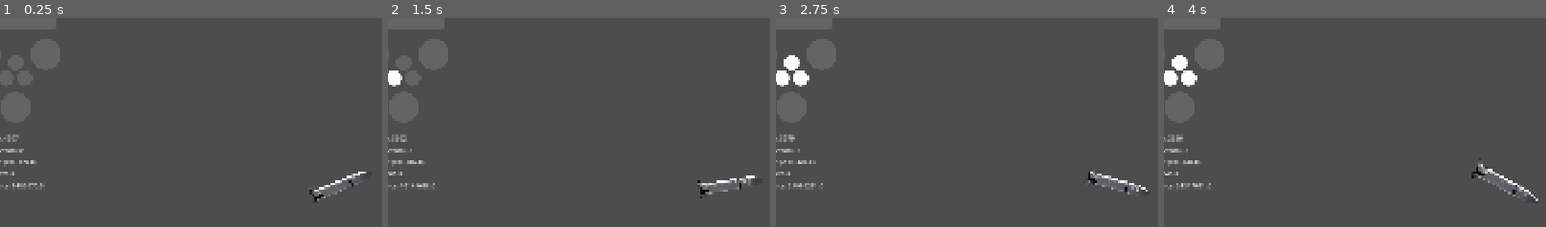
Above: before the commit, frames 1-4 (left to right).
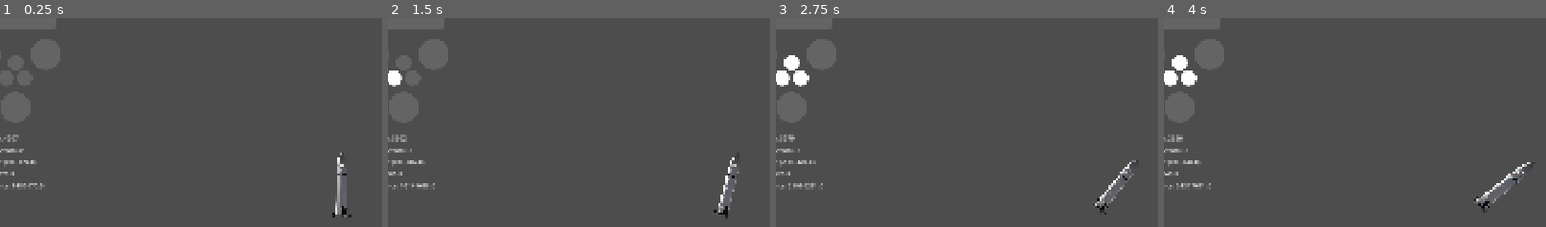
Above: after the commit, the same moments.

Repository: cyb3rgeorge/subnorminal
Game: Godot game, scene res://physics.tscn
The game is run twice, just before and just after one commit, with the same random seed, the same clock (stepped at 60 frames per second) and the same inputs. The engine's default icon, where the game draws it, is replaced by a stand-in: a white triangle on a blue panel in a dark square.
Inputs (mouse positions are % of the whole screen's width and height, from its top left):
- Up to frame 1 (0.25 s): no input
- Up to frame 2 (1.5 s): tap Enter at 0.5 s; move the mouse to (72, 44) at 0.52 s; hold Right (rotateRight) 0.53-1.25 s; hold 1 (1Engine) 0.53-1.25 s; click (72, 44) at 0.67 s; drag from (30, 54) to (45, 69) at 1.27 s
- Up to frame 3 (2.75 s): move the mouse to (60, 26) at 2.02 s; hold Right (rotateRight) from 2.03 s (still down); hold 3 (3Engines) from 2.03 s (still down)
- Up to frame 4 (4 s): release Right (rotateRight) at 2.75 s; release 3 (3Engines) at 2.75 s; drag from (45, 69) to (20, 33) at 2.77 s; move the mouse to (80, 64) at 3.52 s; hold Left (rotateLeft) from 3.53 s (still down); hold = (zoomIn) from 3.53 s (still down)
The pictures show only the part of the screen within x 5-55%, y 9-59%; the shares and areas given below are measured in that part.

The runs differ from the first frame. In frame 1, 1.0% of the frame differs, in the area x 81-96%, y 64-96%; in frame 2, 1.1%; in frame 3, 1.1%; in frame 4, 1.3%, in the area x 80-98%, y 68-94%.

Commit message:
Backup

Diff:
--- a/physics.tscn
+++ b/physics.tscn
@@ -58,16 +58,20 @@
 linear_damp = 2.0
 angular_damp = 1.0
 script = ExtResource("1_agxhv")
+dryMass = 100000
 
 [node name="CollisionPolygon2D" type="CollisionPolygon2D" parent="Starship" unique_id=92514545]
 position = Vector2(-1, 0)
+rotation = -1.1670965
 polygon = PackedVector2Array(1, -84, 4, -80, 10, -68, 13, -56, 14, -44, 15, 77, -13, 77, -13, -46, -12, -56, -10, -64, -7, -72, -4, -78, -1, -83)
 
 [node name="Sprite2D" type="Sprite2D" parent="Starship" unique_id=343599404]
+rotation = -1.1670965
 scale = Vector2(0.23636362, 0.23636363)
 texture = ExtResource("1_5ogd2")
 
 [node name="Camera2D" type="Camera2D" parent="Starship" unique_id=1585750019]
+rotation = 0.36363494
 limit_enabled = false
 position_smoothing_speed = 4.0
 script = ExtResource("4_dfdgy")
--- a/starship.gd
+++ b/starship.gd
@@ -10,14 +10,14 @@
 @export var prop = maxProp
 @export var throttle = 0
 @export var engines = 0
-@export var dryMass = 100000
+@export var dryMass = 1000
 
 # Corrections
 const altitudeCorrection = 964
 const targetOffsetCorrection = 960
 
 # Specs
-var power = 330000
+var power = 500
 var angularPower = 500
 
 var thrust = Vector2.ZERO
